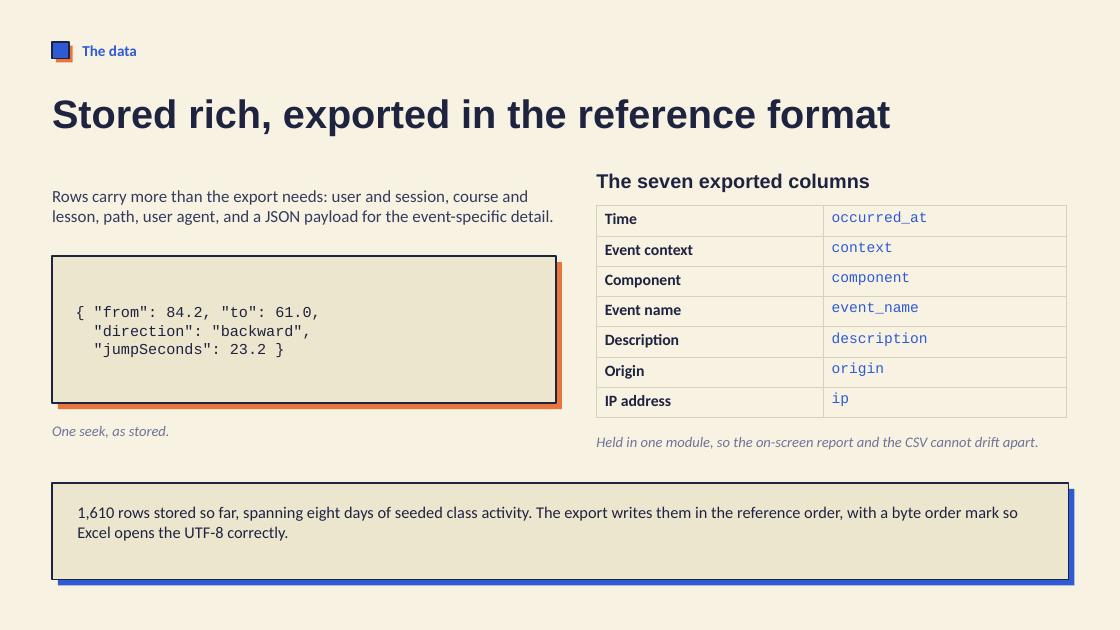
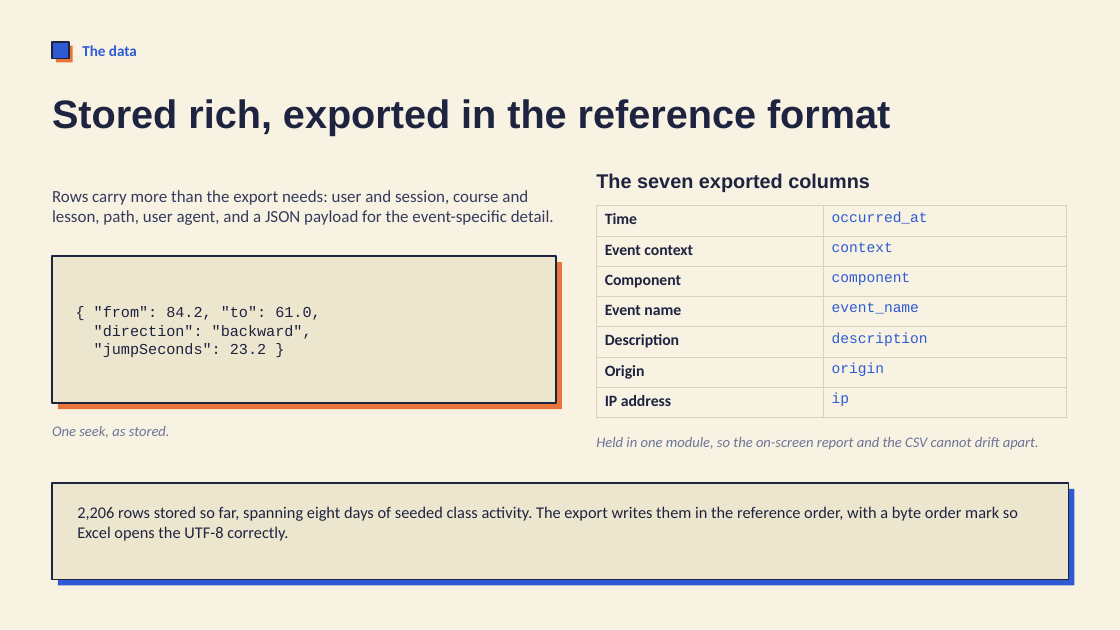
Before and after one commit to ndstab/lumen, a slide deck: slide 9 of docs/presentation.pptx. Drawn at 1120x630 pixels with LibreOffice and Linux fonts; fonts in the diff are those of the drawing. Boxes give left, top, right and bottom in pixels: in the first picture for what was removed or moved away, otherwise in the second. Text is boxed around its words. In the diff, an @@ line names an element or a change of style, - is before the commit and + after.

```diff
--- a/docs/presentation.pptx
+++ b/docs/presentation.pptx
@@ text at box(77, 506, 1018, 541): text changed @@
-1,610 rows stored so far, spanning eight days of seeded class activity. The export writes them in the reference order, with a byte order mark so Excel opens the UTF-8 correctly.
+2,206 rows stored so far, spanning eight days of seeded class activity. The export writes them in the reference order, with a byte order mark so Excel opens the UTF-8 correctly.
```
Also in this commit, not shown: 8 other slides changed, 1 slide removed, 3 other files.
